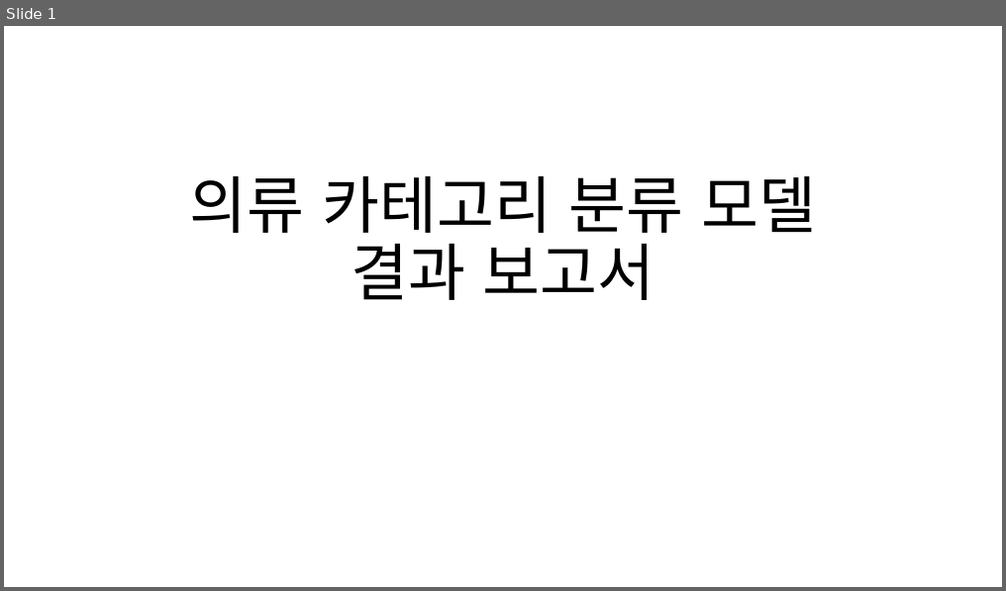
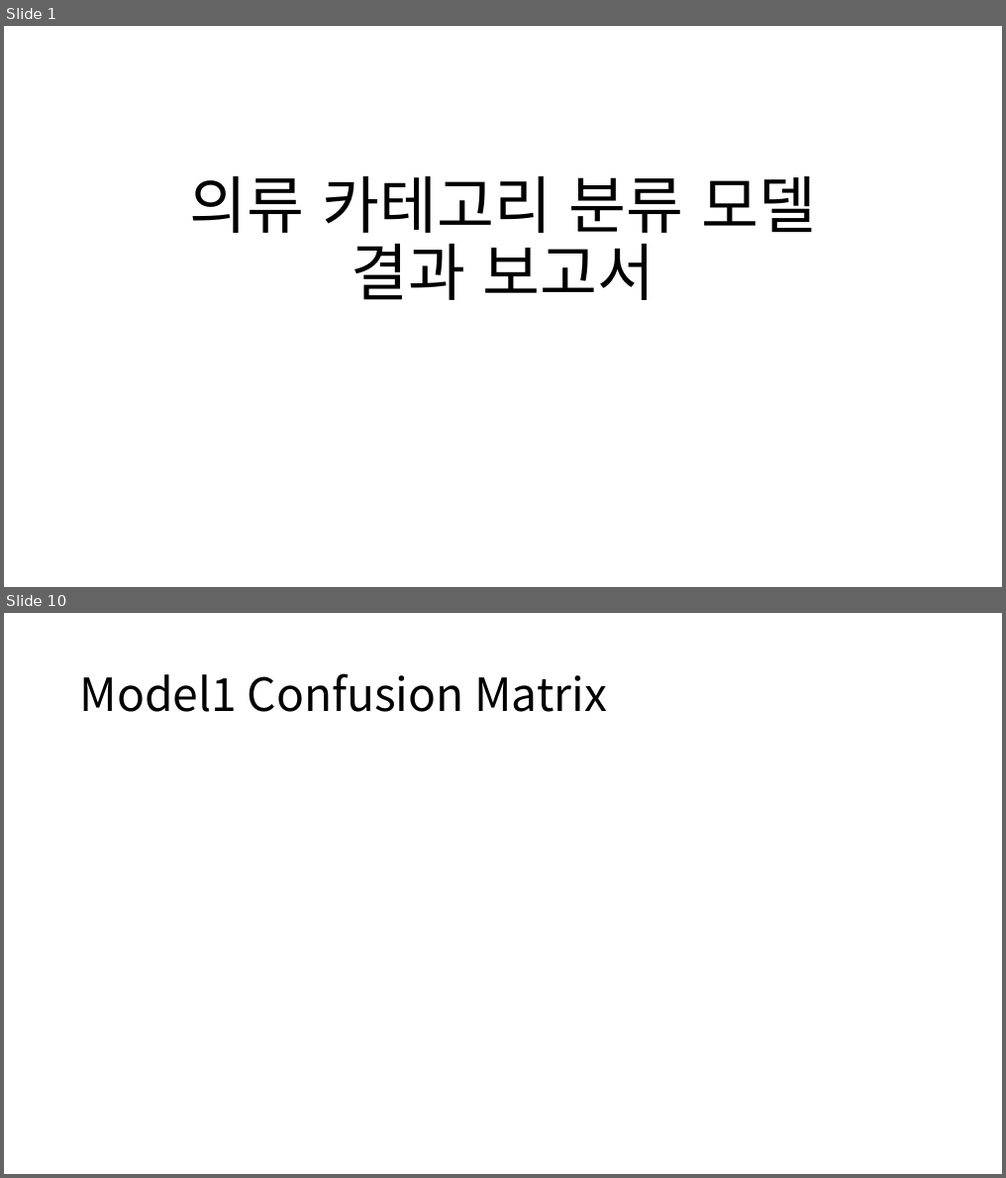
Before and after one commit to Playdata-G-DA35/DA35-final-team2-Item_Classification_RPA, a slide deck: documents/의류 카테고리 분류 모델 결과 보고서.pptx. Shown one above the other, each under a label of ours: slide 1 before the commit, slides 1 and 10 after it; the slides between them are not shown. The pictures are 1006x591 and 1006x1178 pixels, drawn with LibreOffice and Linux fonts; fonts in the diff are those of the drawing. Boxes give left, top, right and bottom in pixels: in the first picture for what was removed or moved away, otherwise in the second. Text is boxed around its words. In the diff, an @@ line names an element or a change of style, - is before the commit and + after.

```diff
--- a/documents/의류 카테고리 분류 모델 결과 보고서.pptx
+++ b/documents/의류 카테고리 분류 모델 결과 보고서.pptx
@@ slide 10 added at box(4, 613, 1002, 1174), background #FFFFFF @@
@@ title added at box(80, 673, 607, 712), 44 pt, text #000000 @@
+Model1 Confusion Matrix
```
Also in this commit, not shown: 2 slides changed, 15 other slides added, 46 other files.
